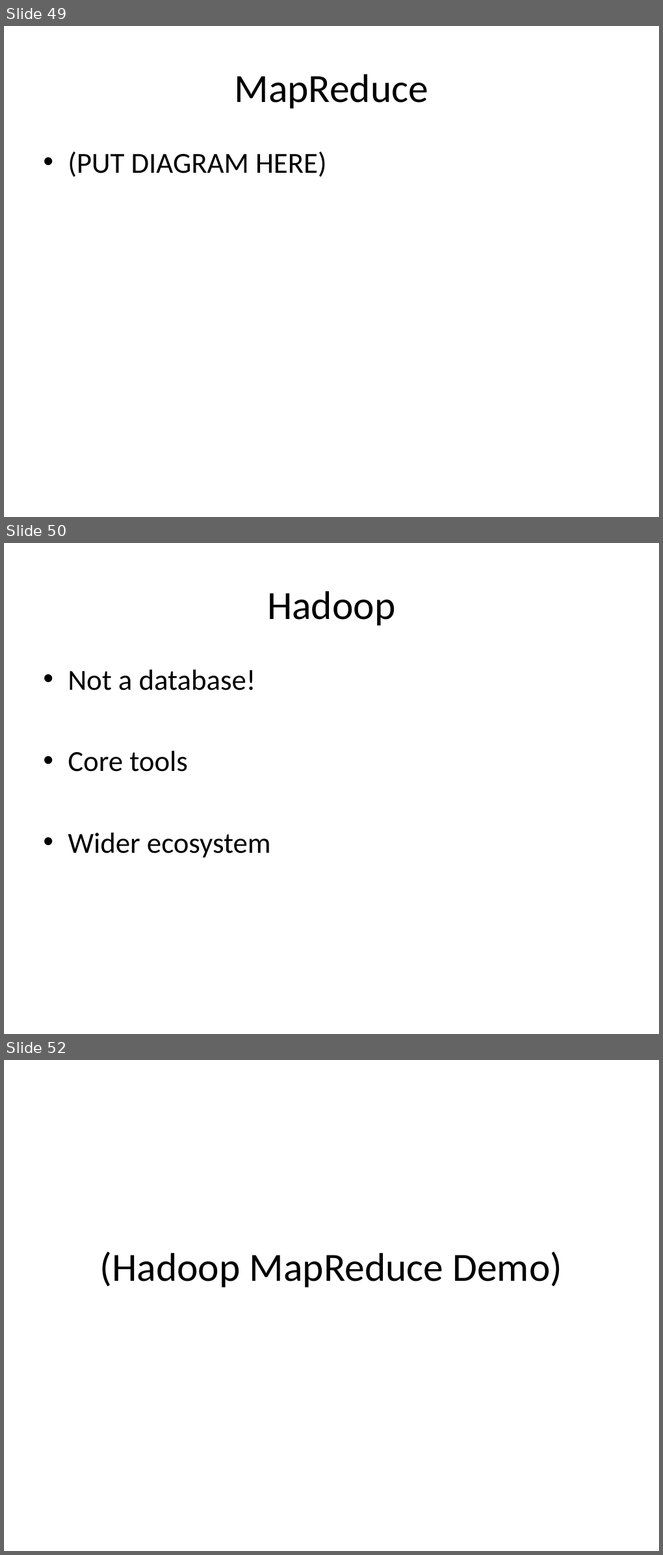
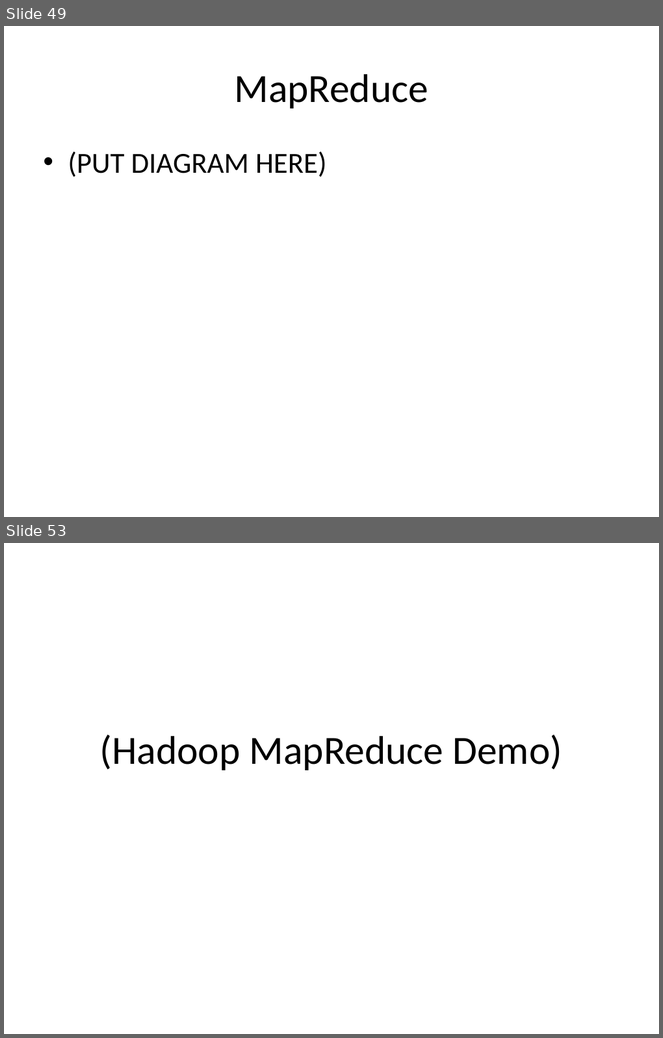
Before and after one commit to alexdgarland/database-demos, a slide deck: Slides/Not Only SQL - Picking A Database for DotNET.pptx. Shown one above the other, each under a label of ours: slides 49, 50 and 52 before the commit, slides 49 and 53 after it; the slides between them are not shown. The pictures are 663x1555 and 663x1038 pixels, drawn with LibreOffice and Linux fonts; fonts in the diff are those of the drawing. Boxes give left, top, right and bottom in pixels: in the first picture for what was removed or moved away, otherwise in the second. Text is boxed around its words. In the diff, an @@ line names an element or a change of style, - is before the commit and + after.

```diff
--- a/Slides/Not Only SQL - Picking A Database for DotNET.pptx
+++ b/Slides/Not Only SQL - Picking A Database for DotNET.pptx
@@ slide 50 removed at (x1=4, y1=543, x2=659, y2=1034), background #FFFFFF @@
@@ title removed at (x1=267, y1=591, x2=395, y2=626) @@
-Hadoop
@@ text removed at (x1=68, y1=670, x2=271, y2=858) @@
-• Not a database!
-• Core tools
-• Wider ecosystem
@@ what was slide 52 is now slide 53 @@
```
Also in this commit, not shown: 8 slides changed, 2 slides added.
